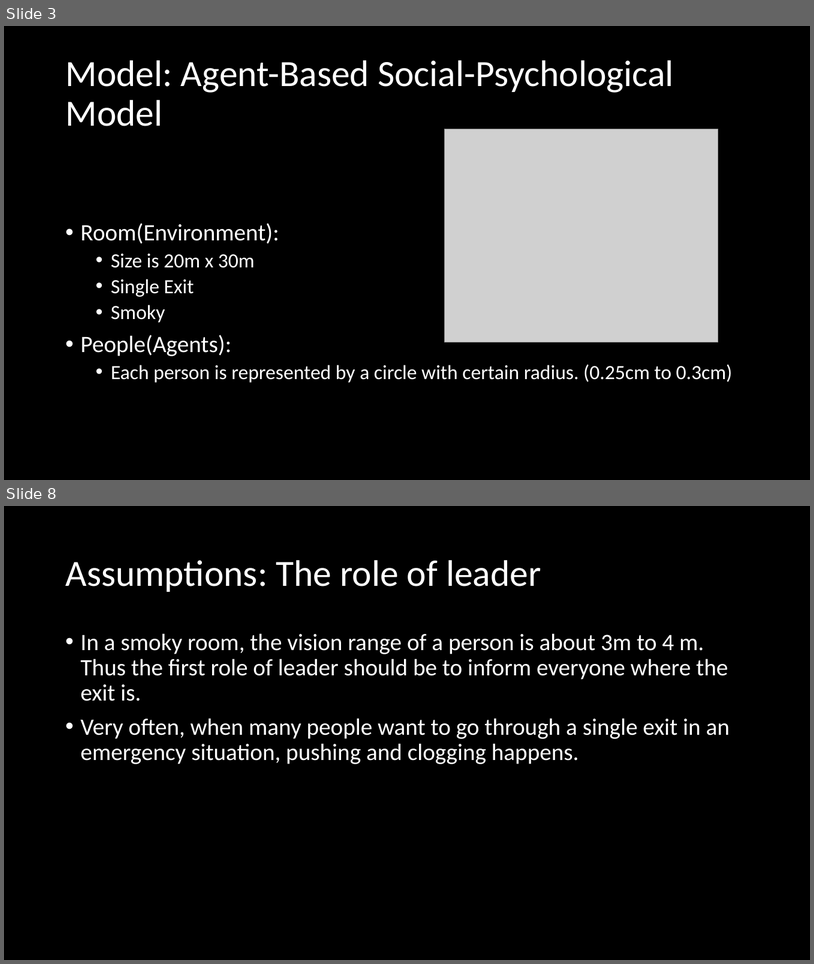
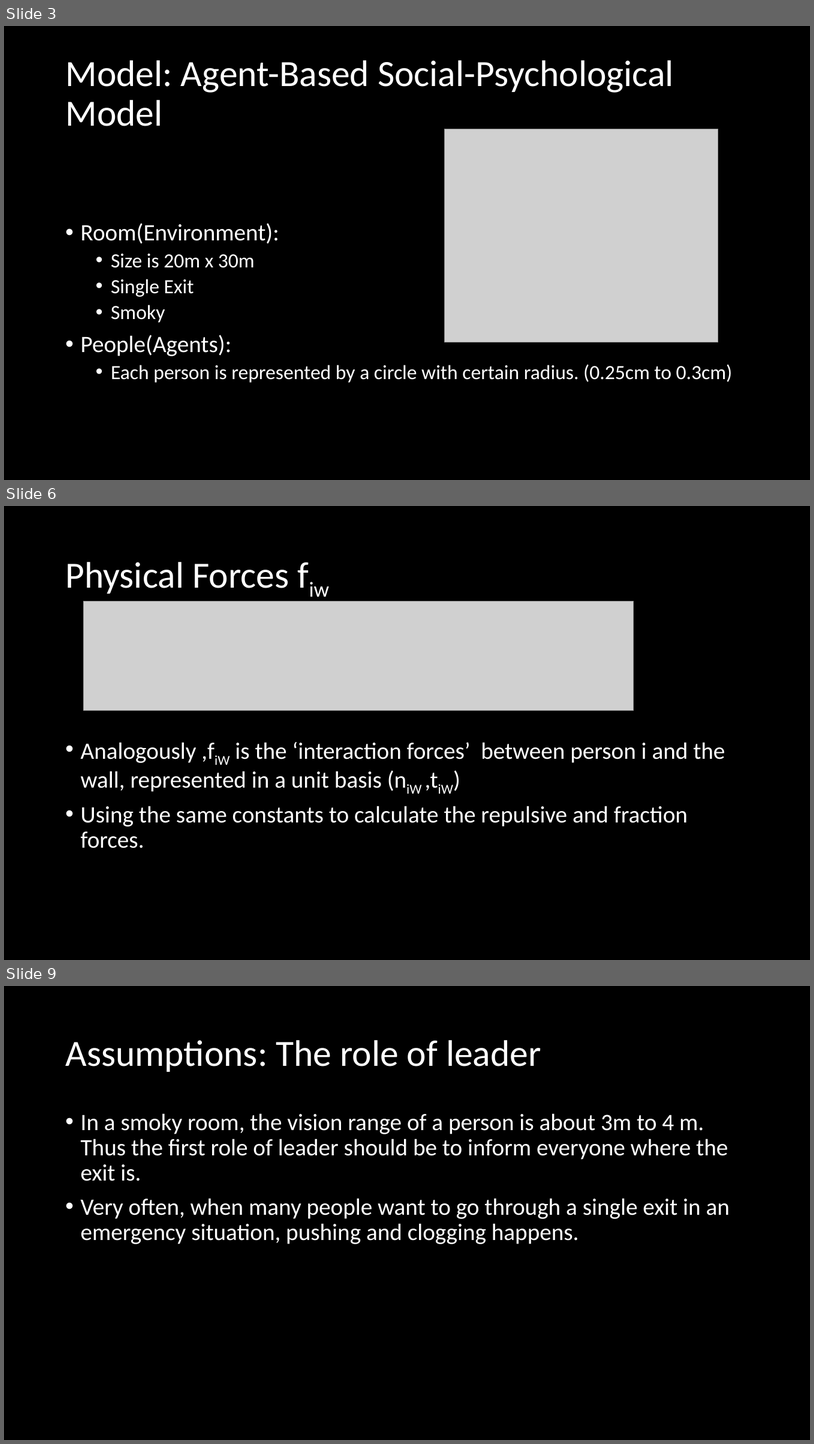
Before and after one commit to cwz3658/CS302, a slide deck: Final Project/Final_Project_WenZhe_YanZhang.pptx. Shown one above the other, each under a label of ours: slides 3 and 8 before the commit, slides 3, 6 and 9 after it; the slides between them are not shown. The pictures are 814x964 and 814x1444 pixels, drawn with LibreOffice and Linux fonts; fonts in the diff are those of the drawing; grey boxes stand for pictures. Boxes give left, top, right and bottom in pixels: in the first picture for what was removed or moved away, otherwise in the second. Text is boxed around its words. In the diff, an @@ line names an element or a change of style, - is before the commit and + after.

```diff
--- a/Final Project/Final_Project_WenZhe_YanZhang.pptx
+++ b/Final Project/Final_Project_WenZhe_YanZhang.pptx
@@ slide 6 added at (4,506,810,960), background #000000 @@
@@ title added at (65,562,289,594), 44 pt, text #FFFFFF @@
+Physical Forces fiw
@@ picture added at (84,601,635,711) @@
@@ text added at (81,742,725,848), 28 pt, text #FFFFFF @@
+• Analogously ,fiW is the ‘interaction forces’ between person i and the wall, represented in a unit basis (niW ,tiW)
+• Using the same constants to calculate the repulsive and fraction forces.
@@ what was slide 8 is now slide 9 @@
```
Also in this commit, not shown: 5 slides changed, 1 other slide added, 1 slide removed.
